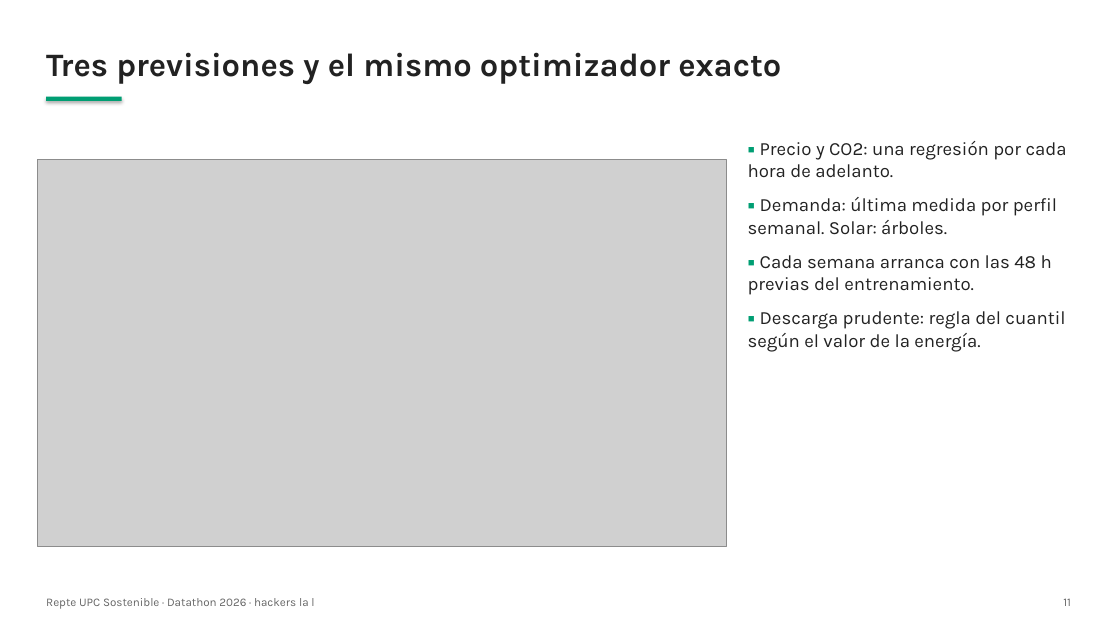
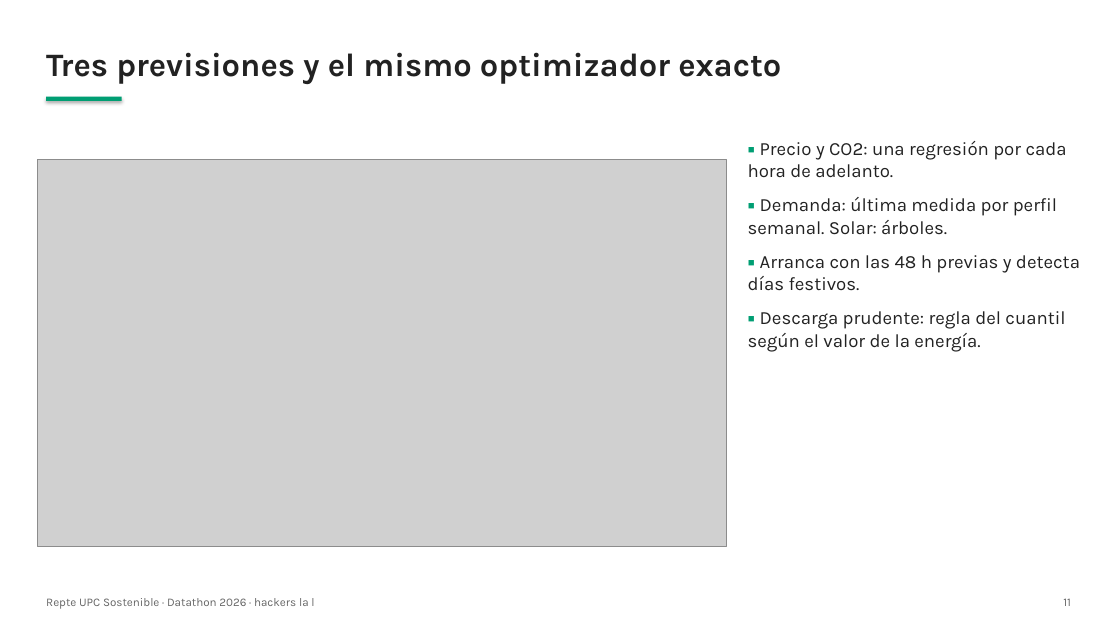
Before and after one commit to barnaredss/datathon2026, a slide deck: slide 11 of slides/presentacion.pptx. Drawn at 1120x630 pixels with LibreOffice and Linux fonts; fonts in the diff are those of the drawing; grey boxes stand for pictures. Boxes give left, top, right and bottom in pixels: in the first picture for what was removed or moved away, otherwise in the second. Text is boxed around its words. In the diff, an @@ line names an element or a change of style, - is before the commit and + after.

```diff
--- a/slides/presentacion.pptx
+++ b/slides/presentacion.pptx
@@ text at (748, 255, 1080, 291): text changed @@
-▪ Cada semana arranca con las 48 h previas del entrenamiento.
+▪ Arranca con las 48 h previas y detecta días festivos.
```
Also in this commit, not shown: 2 other slides changed, 9 other files.
